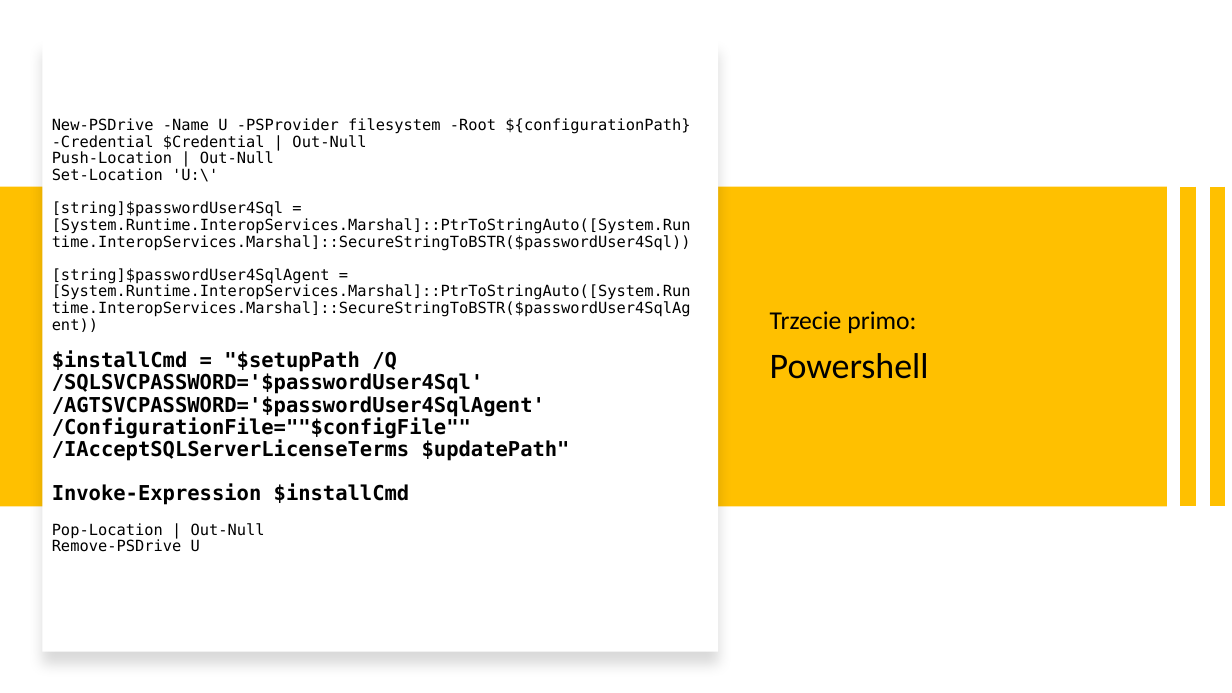
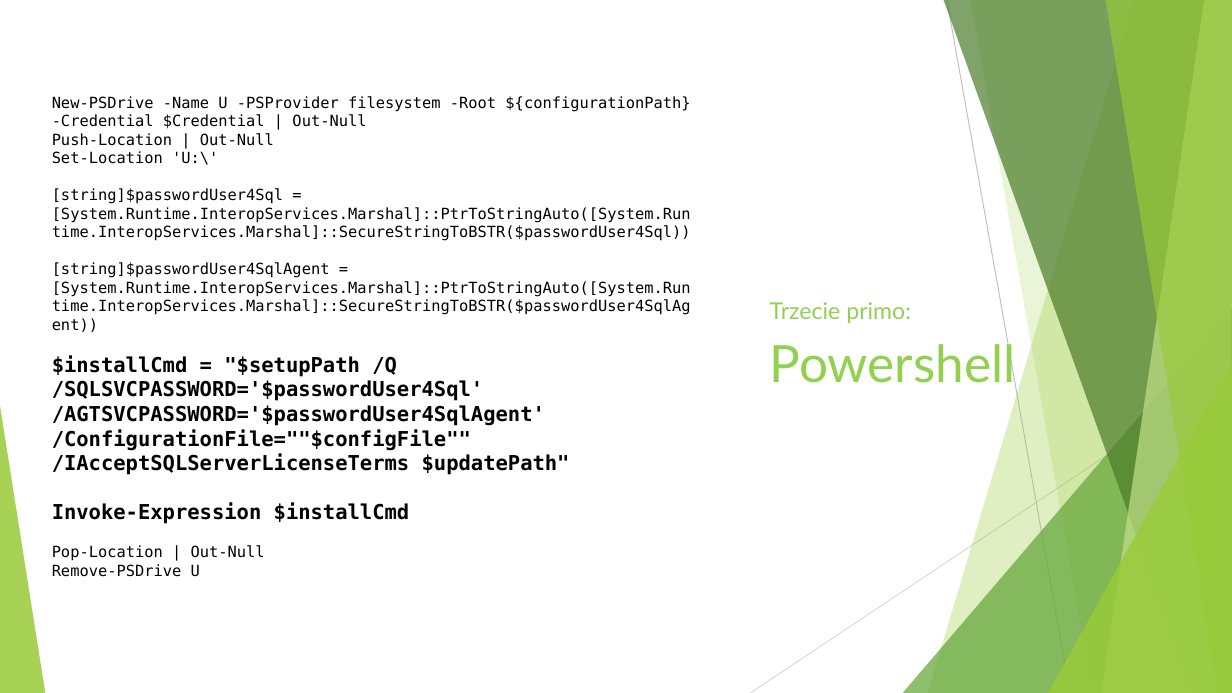
Before and after one commit to lukaszherman/datacommunity2020, a slide deck: slide 13 of MSSQL okiem DBA.pptx. Drawn at 1232x693 pixels with LibreOffice and Linux fonts; fonts in the diff are those of the drawing. Boxes give left, top, right and bottom in pixels: in the first picture for what was removed or moved away, otherwise in the second. Text is boxed around its words. In the diff, an @@ line names an element or a change of style, - is before the commit and + after.

```diff
--- a/MSSQL okiem DBA.pptx
+++ b/MSSQL okiem DBA.pptx
@@ title "New-PSDrive -Name U -PSProvider filesystem ..." at (x1=52, y1=96, x2=691, y2=577): line spacing 0.9 to 1 @@
@@ rectangle removed at (x1=43, y1=40, x2=718, y2=653) @@
@@ rectangle removed at (x1=0, y1=187, x2=1167, y2=506) @@
@@ line removed from (1189, 187) to (1189, 506) @@
@@ line removed from (1218, 187) to (1218, 506) @@
@@ text "Trzecie primo:" at (x1=770, y1=302, x2=1016, y2=388): size 20 to 18 pt in "Trzecie primo:"; font Calibri to Lato, text colour #000000 to #92D050; size 28 to 40 pt in "Powershell" @@
@@ group added at (x1=0, y1=0, x2=1232, y2=693): 5 freeform shapes, 3 triangles, 2 lines @@
```
Also in this commit, not shown: 22 other slides changed, 1 slide added, 1 slide removed.
